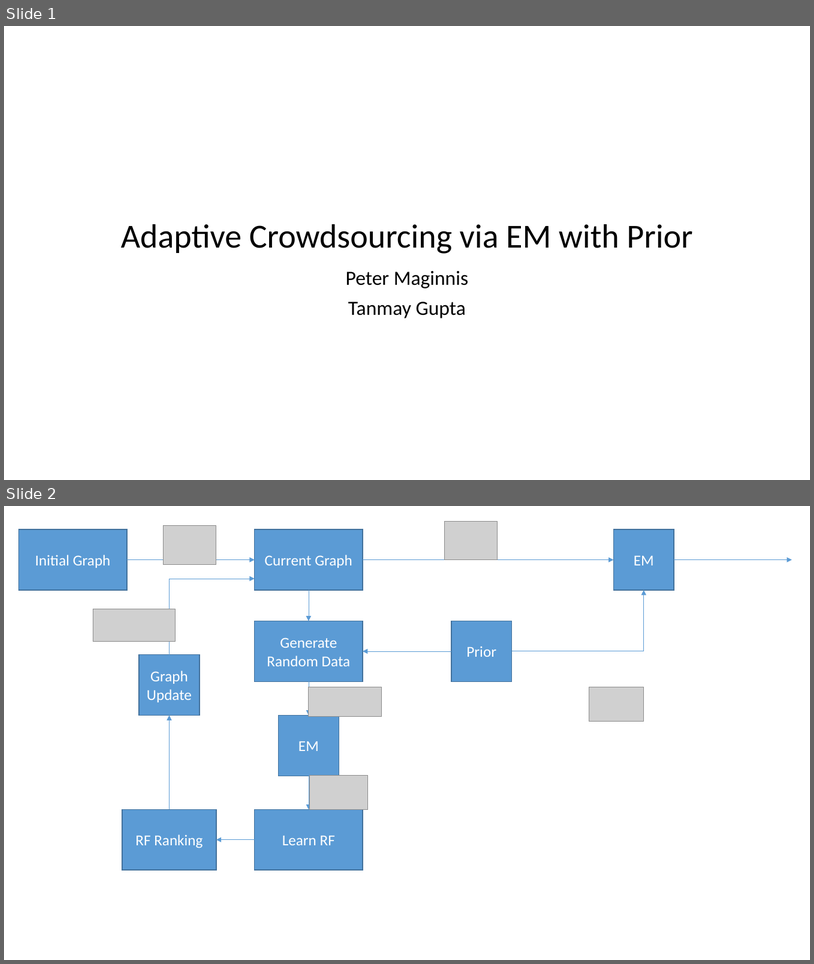
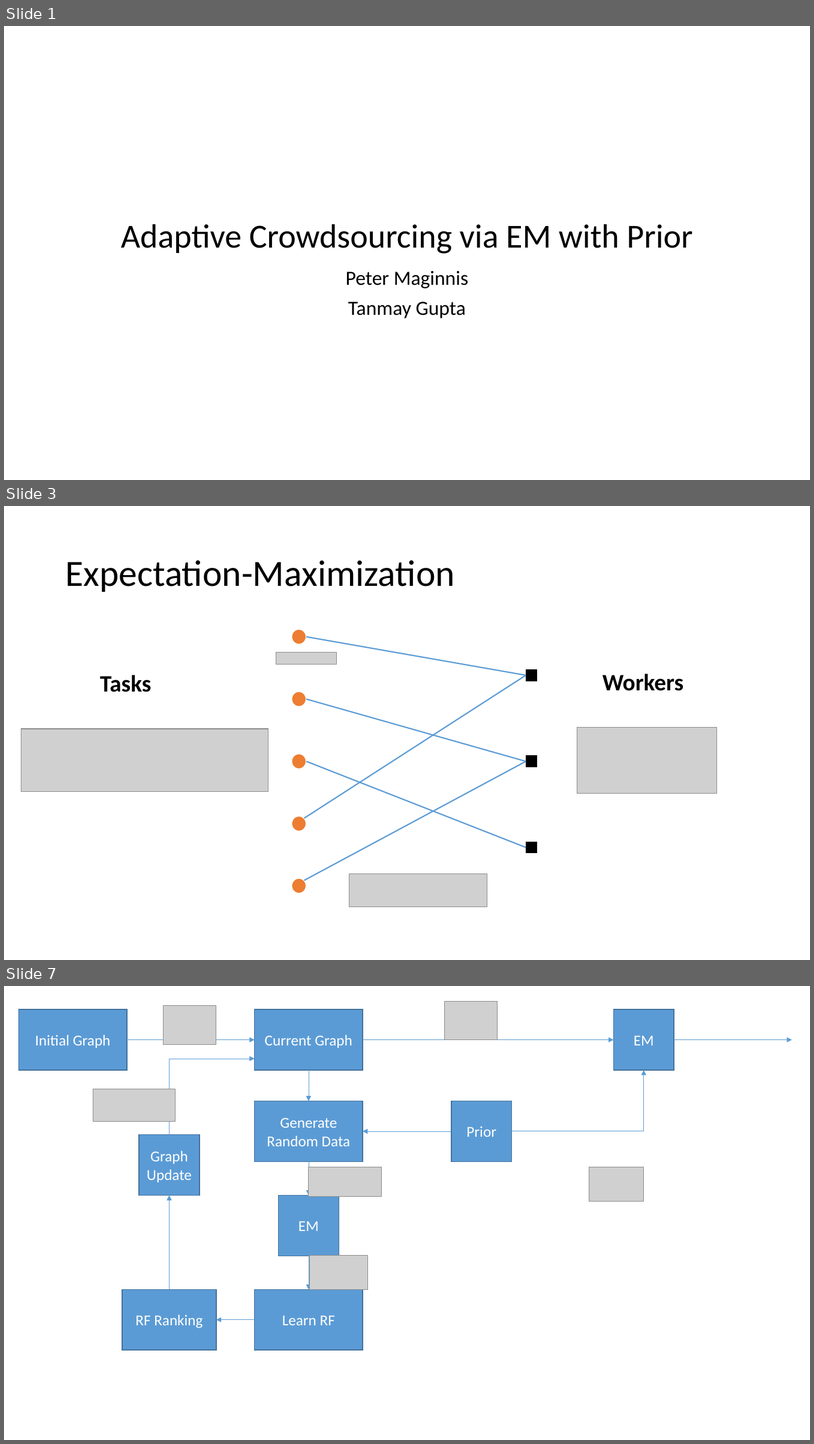
Before and after one commit to BigRedT/crowdsource, a slide deck: PPT/Adaptive Crowdsourcing via EM with Prior.pptx. Shown one above the other, each under a label of ours: slides 1 and 2 before the commit, slides 1, 3 and 7 after it; the slides between them are not shown. The pictures are 814x964 and 814x1444 pixels, drawn with LibreOffice and Linux fonts; fonts in the diff are those of the drawing; grey boxes stand for pictures. Boxes give left, top, right and bottom in pixels: in the first picture for what was removed or moved away, otherwise in the second. Text is boxed around its words. In the diff, an @@ line names an element or a change of style, - is before the commit and + after.

```diff
--- a/PPT/Adaptive Crowdsourcing via EM with Prior.pptx
+++ b/PPT/Adaptive Crowdsourcing via EM with Prior.pptx
@@ slide 3 added at (x1=4, y1=506, x2=810, y2=960), background #FFFFFF @@
@@ title added at (x1=65, y1=560, x2=455, y2=592), 44 pt, text #000000 @@
+Expectation-Maximization
@@ picture added at (x1=276, y1=652, x2=337, y2=664) @@
@@ text added at (x1=100, y1=675, x2=151, y2=692), 28 pt, text #000000, bold @@
+Tasks
@@ text added at (x1=603, y1=673, x2=684, y2=691), 28 pt, text #000000, bold @@
+Workers
@@ picture added at (x1=21, y1=729, x2=269, y2=792) @@
@@ picture added at (x1=578, y1=727, x2=717, y2=793) @@
@@ group added at (x1=292, y1=629, x2=537, y2=893): 5 ellipses, 5 lines, 3 rectangles @@
@@ picture added at (x1=350, y1=873, x2=487, y2=906) @@
@@ what was slide 2 is now slide 7 @@
```
Also in this commit, not shown: 5 other slides added, 5 other files.
